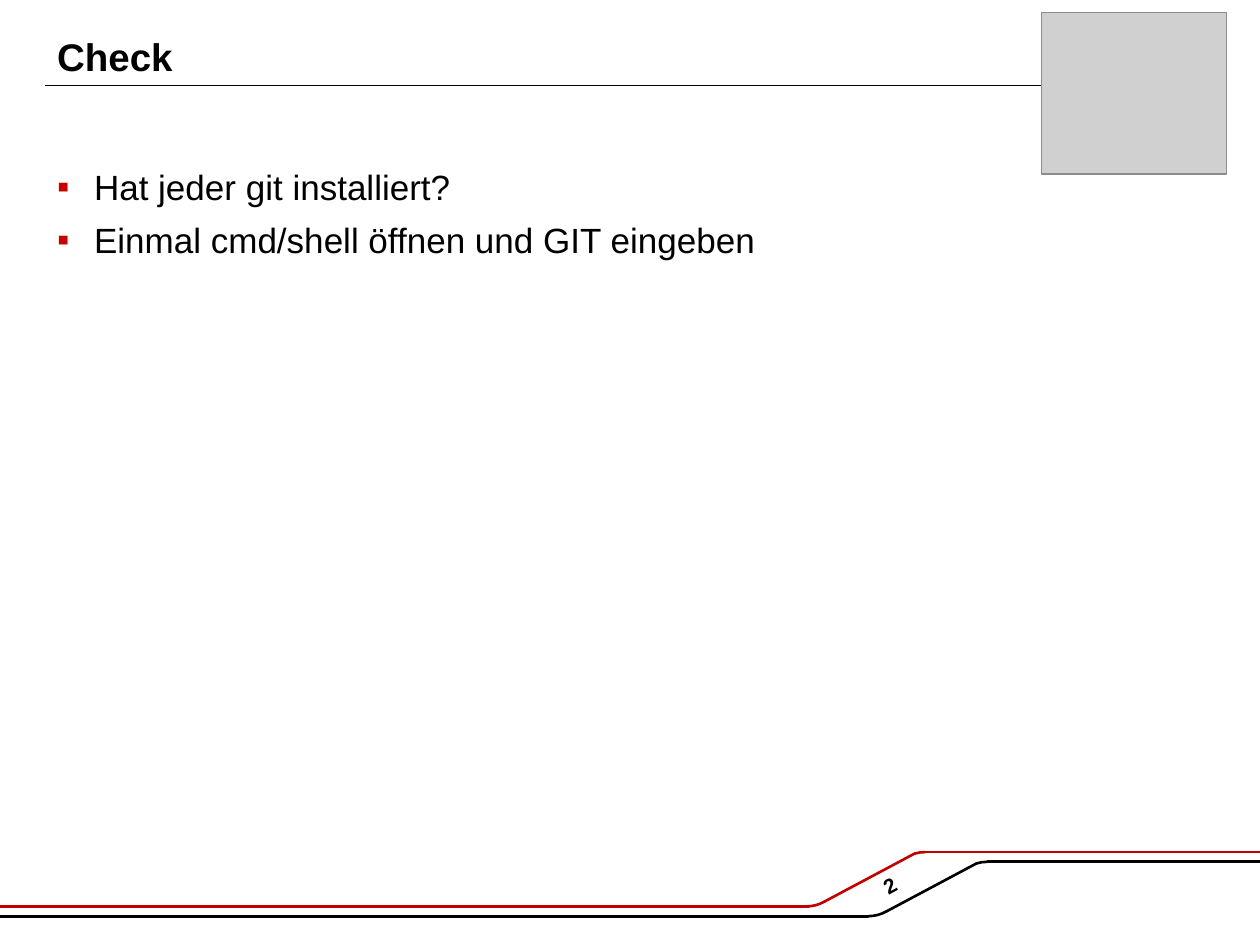
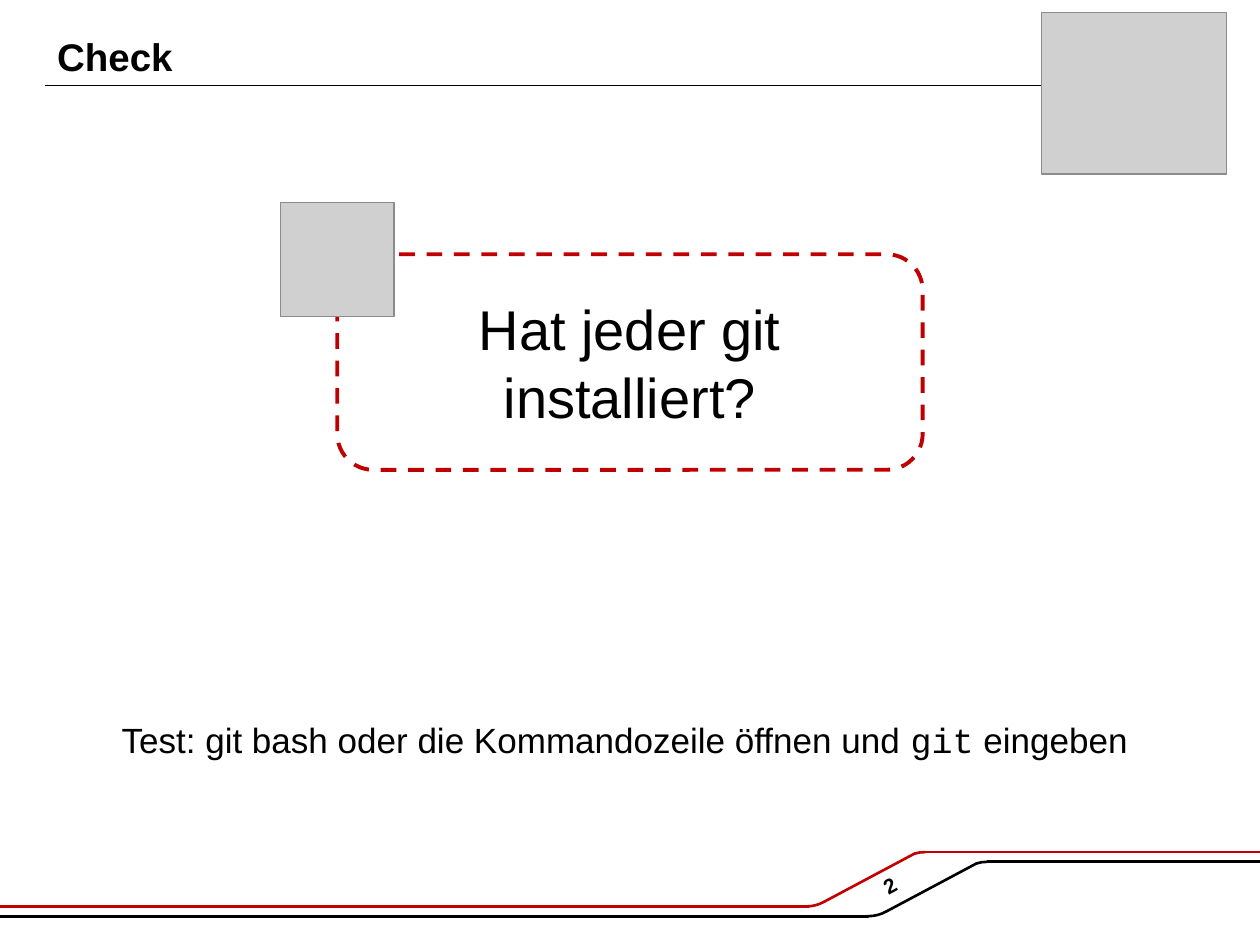
Before and after one commit to PhillyVsWilly/Freibier, a slide deck: slide 2 of git Schulung.pptx. Drawn at 1260x945 pixels with LibreOffice and Linux fonts; fonts in the diff are those of the drawing; grey boxes stand for pictures; background and template pictures are left out. Boxes give left, top, right and bottom in pixels: in the first picture for what was removed or moved away, otherwise in the second. Text is boxed around its words. In the diff, an @@ line names an element or a change of style, - is before the commit and + after.

```diff
--- a/git Schulung.pptx
+++ b/git Schulung.pptx
@@ picture added at bbox=[281, 203, 394, 316] @@
@@ rounded rectangle added at bbox=[338, 255, 924, 470], outline #C00000 2.25 pt dashed, 32 pt, text #000000 @@
+Hat jeder git installiert?
@@ text at bbox=[122, 727, 1127, 761]: text changed @@
-▪ Hat jeder git installiert?
-▪ Einmal cmd/shell öffnen und GIT eingeben
+Test: git bash oder die Kommandozeile öffnen und git eingeben
```
Also in this commit, not shown: 2 other slides changed, 9 slides added, 2 slides removed, 2 other files.
